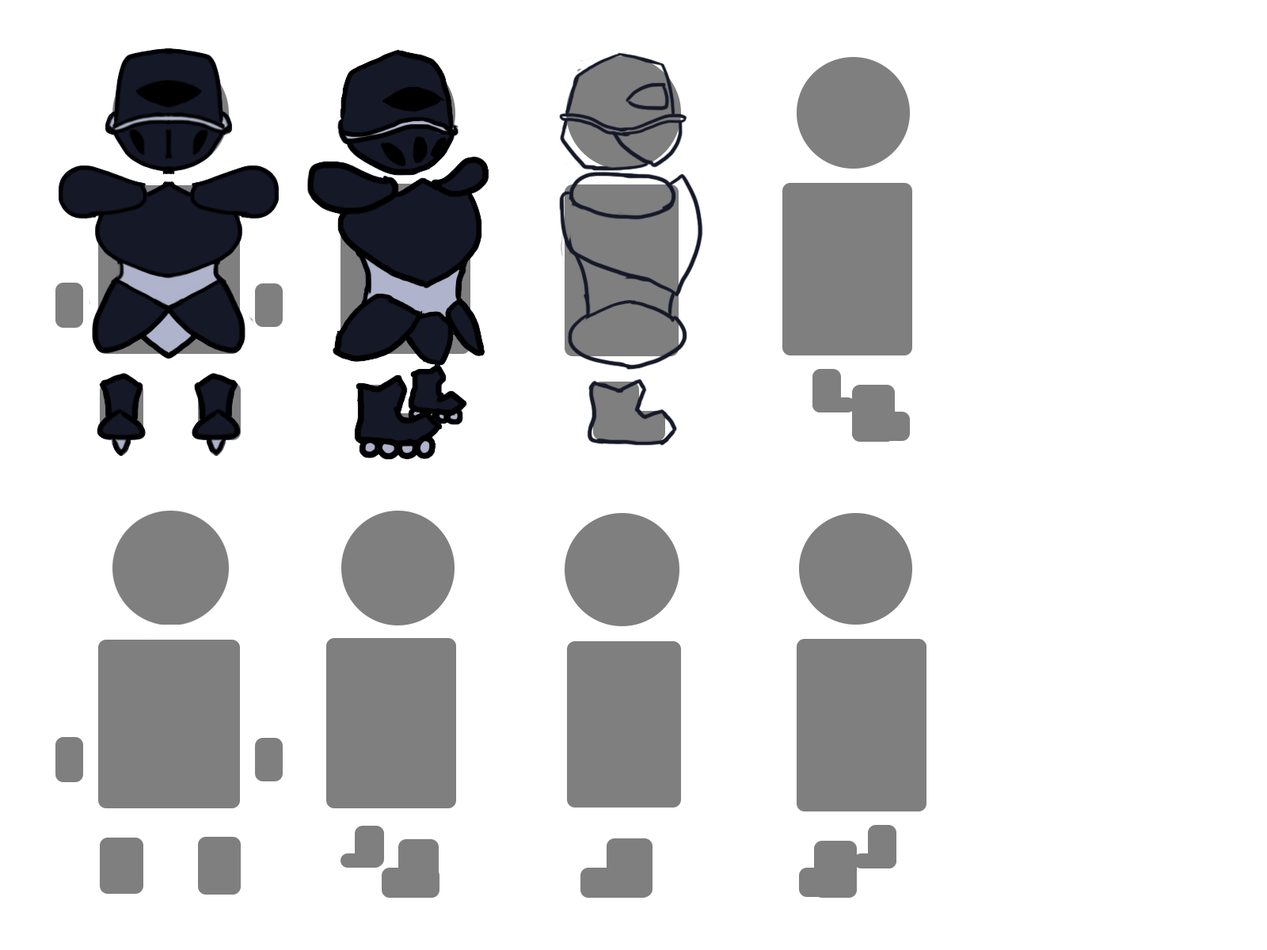
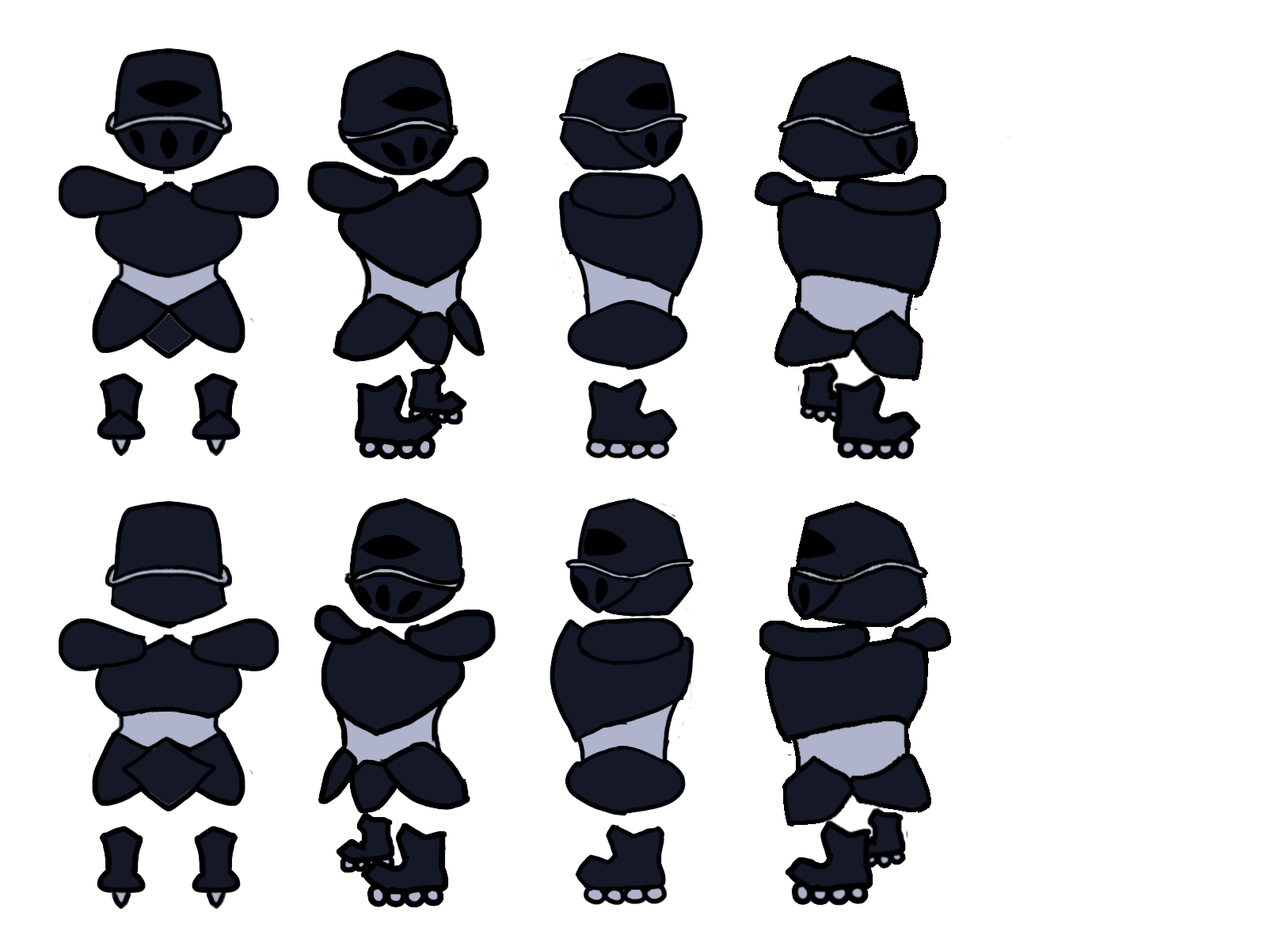
Revision of a layered (1267, 950) image; what changed, layer by layer:
added layer "Layer 11 copy" in group "Player" over [695, 497, 951, 906]
added layer "Layer 11" in group "Player" over [754, 52, 1011, 460]
added layer "Layer 8 copy" in group "Player" over [549, 497, 695, 906]
painted on "Layer 8" over [558, 52, 704, 460]
removed layer "Layer 7" from group "Player" over [558, 52, 704, 446]
removed layer "Layer 6" from group "Player" over [340, 81, 471, 422]
added layer "Layer 10 copy" in group "Player" over [184, 497, 497, 909]
painted on "Layer 10" over [340, 81, 471, 422]
removed layer "Layer 5" from group "Player" over [55, 83, 282, 441]
added layer "Layer 9 copy" in group "Player" over [55, 501, 282, 909]
painted on "Layer 9" over [55, 83, 282, 441]
hid group "Template" (8 layers) over [55, 56, 927, 898]
